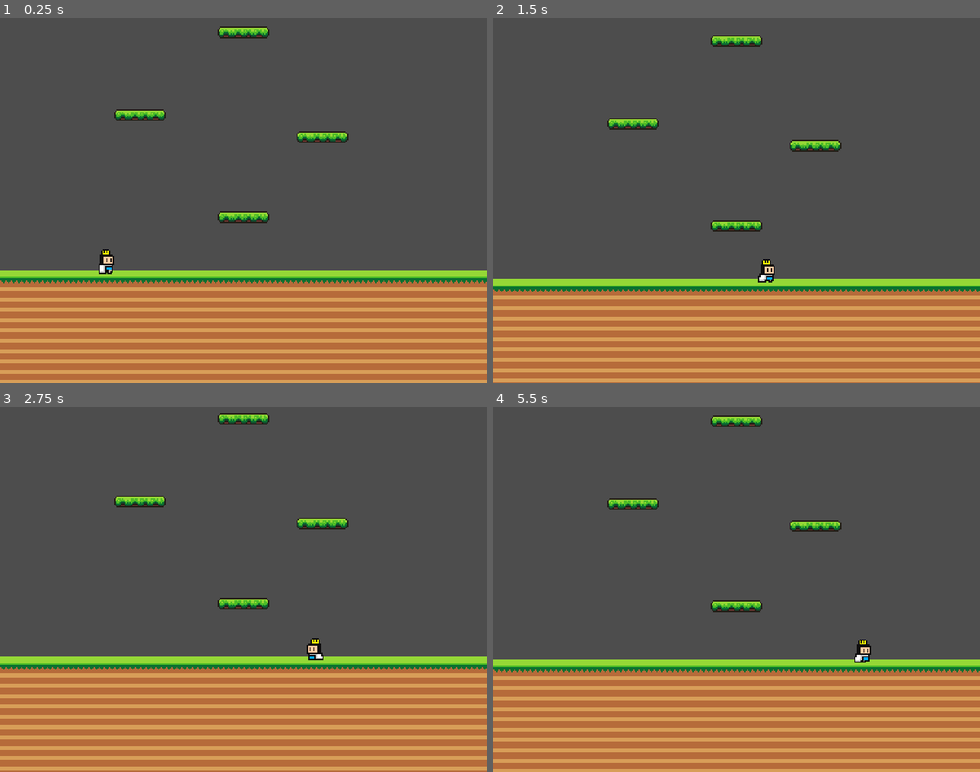
Above: before the commit, frames 1-4 (two rows, left to right).
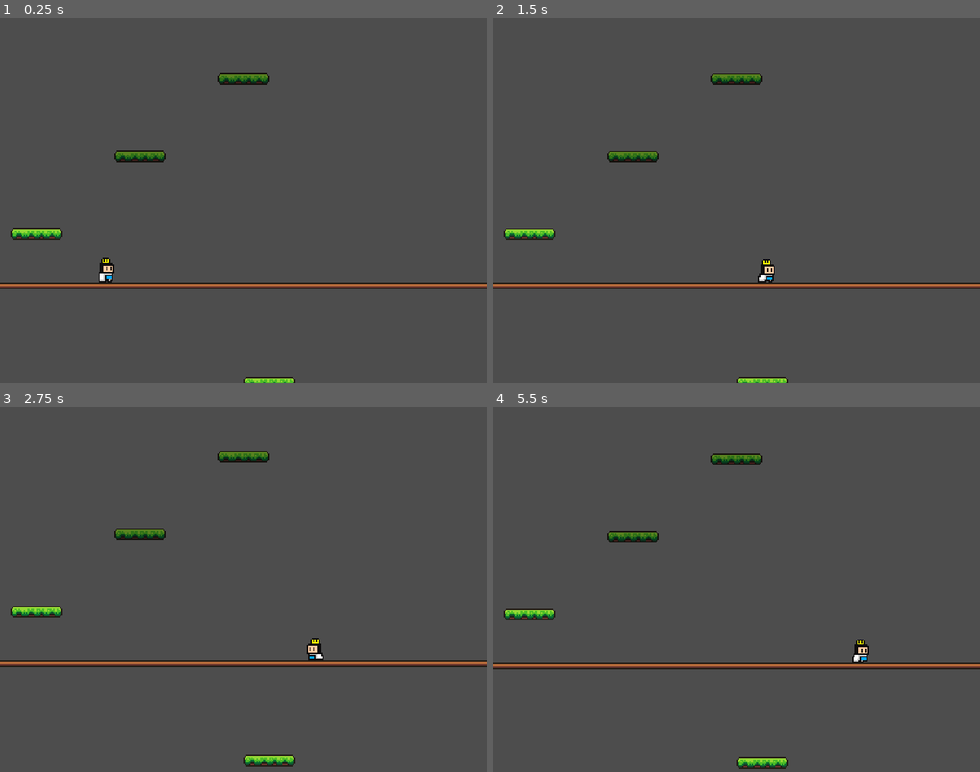
Above: after the commit, the same moments.

Repository: tamayotimothy13/2d-platformer
Game: Godot game, scene res://scenes/game.tscn
Two runs of this game, one before a commit and one after it. Both use one fixed random seed, a clock stepped at 60 frames per second and the inputs below.
Inputs:
- Up to frame 1 (0.25 s): no input
- Up to frame 2 (1.5 s): hold D (move_right) from 0.53 s (still down); tap Space (jump) at 0.77 s
- Up to frame 3 (2.75 s): tap Space (jump) at 1.52 s; release D (move_right) at 2.03 s; hold Left (move_left) from 2.03 s (still down)
- Up to frame 4 (5.5 s): release Left (move_left) at 2.78 s; hold D (move_right) 2.78-4.28 s; tap Space (jump) at 3.02, 3.77, 4.52 s; hold Left (move_left) 4.28-5.03 s; hold D (move_right) from 5.03 s (still down)

The runs differ from the first frame. In frame 1, 33% of the frame differs, in the area x 0-100%, y 2-100%; in frame 2, 31%; in frame 3, 34%, in the area x 0-100%, y 1-100%; in frame 4, 33%.

Commit message:
level 1 finished

Diff:
--- a/scenes/checkpoint.tscn
+++ b/scenes/checkpoint.tscn
@@ -5,7 +5,7 @@
 [sub_resource type="RectangleShape2D" id="RectangleShape2D_btfhh"]
 size = Vector2(430, 5)
 
-[node name="Area2D" type="StaticBody2D" unique_id=1121839867]
+[node name="checkpoint" type="StaticBody2D" unique_id=1121839867]
 
 [node name="Sprite2D" type="Sprite2D" parent="." unique_id=346540610]
 texture = ExtResource("1_yyywg")
--- a/scenes/game.tscn
+++ b/scenes/game.tscn
@@ -180,7 +180,7 @@
 "times": PackedFloat32Array(0, 1.5),
 "transitions": PackedFloat32Array(1, 1),
 "update": 0,
-"values": [Vector2(-65, -970), Vector2(-65, -1105)]
+"values": [Vector2(-65, -970), Vector2(-65, -1130)]
 }
 
 [sub_resource type="AnimationLibrary" id="AnimationLibrary_0tnpc"]
@@ -218,7 +218,7 @@
 "times": PackedFloat32Array(0, 1.5),
 "transitions": PackedFloat32Array(1, 1),
 "update": 0,
-"values": [Vector2(65, -1108), Vector2(65, -970)]
+"values": [Vector2(65, -1130), Vector2(65, -970)]
 }
 
 [sub_resource type="AnimationLibrary" id="AnimationLibrary_dinhu"]
@@ -244,18 +244,19 @@
 
 [sub_resource type="Animation" id="Animation_p57ef"]
 resource_name = "move"
-loop_mode = 2
-tracks/0/type = "value"
-tracks/0/imported = false
-tracks/0/enabled = true
-tracks/0/path = NodePath(".:position")
-tracks/0/interp = 1
-tracks/0/loop_wrap = true
-tracks/0/keys = {
-"times": PackedFloat32Array(0, 1),
-"transitions": PackedFloat32Array(1, 1),
-"update": 0,
-"values": [Vector2(-105, -560), Vector2(-105, -650)]
+length = 1.5
+loop_mode = 2
+tracks/0/type = "value"
+tracks/0/imported = false
+tracks/0/enabled = true
+tracks/0/path = NodePath(".:position")
+tracks/0/interp = 1
+tracks/0/loop_wrap = true
+tracks/0/keys = {
+"times": PackedFloat32Array(0, 1.5),
+"transitions": PackedFloat32Array(1, 1),
+"update": 0,
+"values": [Vector2(-105, -550), Vector2(-105, -660)]
 }
 
 [sub_resource type="AnimationLibrary" id="AnimationLibrary_u5sy4"]
@@ -281,18 +282,19 @@
 
 [sub_resource type="Animation" id="Animation_lbhrr"]
 resource_name = "move_y"
-loop_mode = 2
-tracks/0/type = "value"
-tracks/0/imported = false
-tracks/0/enabled = true
-tracks/0/path = NodePath(".:position")
-tracks/0/interp = 1
-tracks/0/loop_wrap = true
-tracks/0/keys = {
-"times": PackedFloat32Array(0, 1),
-"transitions": PackedFloat32Array(1, 1),
-"update": 0,
-"values": [Vector2(0, -515), Vector2(0, -440)]
+length = 1.5
+loop_mode = 2
+tracks/0/type = "value"
+tracks/0/imported = false
+tracks/0/enabled = true
+tracks/0/path = NodePath(".:position")
+tracks/0/interp = 1
+tracks/0/loop_wrap = true
+tracks/0/keys = {
+"times": PackedFloat32Array(0, 1.5),
+"transitions": PackedFloat32Array(1, 1),
+"update": 0,
+"values": [Vector2(0, -520), Vector2(0, -430)]
 }
 
 [sub_resource type="AnimationLibrary" id="AnimationLibrary_iywne"]
@@ -318,18 +320,19 @@
 
 [sub_resource type="Animation" id="Animation_dinhu"]
 resource_name = "move_y"
-loop_mode = 2
-tracks/0/type = "value"
-tracks/0/imported = false
-tracks/0/enabled = true
-tracks/0/path = NodePath(".:position")
-tracks/0/interp = 1
-tracks/0/loop_wrap = true
-tracks/0/keys = {
-"times": PackedFloat32Array(0, 1),
-"transitions": PackedFloat32Array(1, 1),
-"update": 0,
-"values": [Vector2(130, -1360), Vector2(130, -1420)]
+length = 1.5
+loop_mode = 2
+tracks/0/type = "value"
+tracks/0/imported = false
+tracks/0/enabled = true
+tracks/0/path = NodePath(".:position")
+tracks/0/interp = 1
+tracks/0/loop_wrap = true
+tracks/0/keys = {
+"times": PackedFloat32Array(0, 1.5),
+"transitions": PackedFloat32Array(1.0000004, 1),
+"update": 0,
+"values": [Vector2(130, -1350), Vector2(130, -1450)]
 }
 
 [sub_resource type="AnimationLibrary" id="AnimationLibrary_kvuet"]
@@ -355,18 +358,19 @@
 
 [sub_resource type="Animation" id="Animation_trtic"]
 resource_name = "move_y"
-loop_mode = 2
-tracks/0/type = "value"
-tracks/0/imported = false
-tracks/0/enabled = true
-tracks/0/path = NodePath(".:position")
-tracks/0/interp = 1
-tracks/0/loop_wrap = true
-tracks/0/keys = {
-"times": PackedFloat32Array(0, 1),
-"transitions": PackedFloat32Array(1, 1),
-"update": 0,
-"values": [Vector2(0, -1500), Vector2(0, -1450)]
+length = 1.5
+loop_mode = 2
+tracks/0/type = "value"
+tracks/0/imported = false
+tracks/0/enabled = true
+tracks/0/path = NodePath(".:position")
+tracks/0/interp = 1
+tracks/0/loop_wrap = true
+tracks/0/keys = {
+"times": PackedFloat32Array(0, 1.5),
+"transitions": PackedFloat32Array(1, 1),
+"update": 0,
+"values": [Vector2(0, -1580), Vector2(0, -1480)]
 }
 
 [sub_resource type="AnimationLibrary" id="AnimationLibrary_ir15t"]
@@ -392,24 +396,139 @@
 
 [sub_resource type="Animation" id="Animation_ca42v"]
 resource_name = "move_y"
-loop_mode = 2
-tracks/0/type = "value"
-tracks/0/imported = false
-tracks/0/enabled = true
-tracks/0/path = NodePath(".:position")
-tracks/0/interp = 1
-tracks/0/loop_wrap = true
-tracks/0/keys = {
-"times": PackedFloat32Array(0, 1),
-"transitions": PackedFloat32Array(1, 1),
-"update": 0,
-"values": [Vector2(-130, -1530), Vector2(-130, -1590)]
+length = 1.5
+loop_mode = 2
+tracks/0/type = "value"
+tracks/0/imported = false
+tracks/0/enabled = true
+tracks/0/path = NodePath(".:position")
+tracks/0/interp = 1
+tracks/0/loop_wrap = true
+tracks/0/keys = {
+"times": PackedFloat32Array(0, 1.5),
+"transitions": PackedFloat32Array(1, 1),
+"update": 0,
+"values": [Vector2(-130, -1610), Vector2(-130, -1710)]
 }
 
 [sub_resource type="AnimationLibrary" id="AnimationLibrary_rysoc"]
 _data = {
 &"RESET": SubResource("Animation_ir15t"),
 &"move_y": SubResource("Animation_ca42v")
+}
+
+[sub_resource type="Animation" id="Animation_rysoc"]
+length = 0.001
+tracks/0/type = "value"
+tracks/0/imported = false
+tracks/0/enabled = true
+tracks/0/path = NodePath(".:position")
+tracks/0/interp = 1
+tracks/0/loop_wrap = true
+tracks/0/keys = {
+"times": PackedFloat32Array(0),
+"transitions": PackedFloat32Array(1),
+"update": 0,
+"values": [Vector2(70, -2340)]
+}
+
+[sub_resource type="Animation" id="Animation_ssvqc"]
+resource_name = "move_x"
+length = 1.5
+loop_mode = 2
+tracks/0/type = "value"
+tracks/0/imported = false
+tracks/0/enabled = true
+tracks/0/path = NodePath(".:position")
+tracks/0/interp = 1
+tracks/0/loop_wrap = true
+tracks/0/keys = {
+"times": PackedFloat32Array(0, 1.5),
+"transitions": PackedFloat32Array(1, 1),
+"update": 0,
+"values": [Vector2(80, -2340), Vector2(-80, -2340)]
+}
+
+[sub_resource type="AnimationLibrary" id="AnimationLibrary_264po"]
+_data = {
+&"RESET": SubResource("Animation_rysoc"),
+&"move_x": SubResource("Animation_ssvqc")
+}
+
+[sub_resource type="Animation" id="Animation_264po"]
+length = 0.001
+tracks/0/type = "value"
+tracks/0/imported = false
+tracks/0/enabled = true
+tracks/0/path = NodePath(".:position")
+tracks/0/interp = 1
+tracks/0/loop_wrap = true
+tracks/0/keys = {
+"times": PackedFloat32Array(0),
+"transitions": PackedFloat32Array(1),
+"update": 0,
+"values": [Vector2(-90, -2735)]
+}
+
+[sub_resource type="Animation" id="Animation_1kice"]
+resource_name = "move_y"
+length = 1.5
+loop_mode = 2
+tracks/0/type = "value"
+tracks/0/imported = false
+tracks/0/enabled = true
+tracks/0/path = NodePath(".:position")
+tracks/0/interp = 1
+tracks/0/loop_wrap = true
+tracks/0/keys = {
+"times": PackedFloat32Array(0, 1.5),
+"transitions": PackedFloat32Array(1, 1),
+"update": 0,
+"values": [Vector2(-90, -2705), Vector2(-90, -2805)]
+}
+
+[sub_resource type="AnimationLibrary" id="AnimationLibrary_5newe"]
+_data = {
+&"RESET": SubResource("Animation_264po"),
+&"move_y": SubResource("Animation_1kice")
+}
+
+[sub_resource type="Animation" id="Animation_5newe"]
+length = 0.001
+tracks/0/type = "value"
+tracks/0/imported = false
+tracks/0/enabled = true
+tracks/0/path = NodePath(".:position")
+tracks/0/interp = 1
+tracks/0/loop_wrap = true
+tracks/0/keys = {
+"times": PackedFloat32Array(0),
+"transitions": PackedFloat32Array(1),
+"update": 0,
+"values": [Vector2(90, -2910)]
+}
+
+[sub_resource type="Animation" id="Animation_37s47"]
+resource_name = "move_y"
+length = 1.5
+loop_mode = 2
+tracks/0/type = "value"
+tracks/0/imported = false
+tracks/0/enabled = true
+tracks/0/path = NodePath(".:position")
+tracks/0/interp = 1
+tracks/0/loop_wrap = true
+tracks/0/keys = {
+"times": PackedFloat32Array(0, 1.5),
+"transitions": PackedFloat32Array(1, 1),
+"update": 0,
+"values": [Vector2(90, -2940), Vector2(90, -2840)]
+}
+
+[sub_resource type="AnimationLibrary" id="AnimationLibrary_bt5mj"]
+_data = {
+&"RESET": SubResource("Animation_5newe"),
+&"move_y": SubResource("Animation_37s47")
 }
 
 [node name="Game" type="Node2D" unique_id=1450259543]
@@ -421,7 +540,7 @@
 layer_0/tile_data = PackedInt32Array(262144, 0, 0, 262145, 0, 0, 262146, 0, 0, 262147, 0, 0, 262148, 0, 0, 262149, 0, 0 …(3823 unchanged characters)…
 
 [node name="Player" parent="." unique_id=1160744267 instance=ExtResource("1_uwrxv")]
-position = Vector2(-16, 60)
+position = Vector2(-16, -2050)
 
 [node name="Camera2D" type="Camera2D" parent="Player" unique_id=1079856919]
 position = Vector2(0, -54)
@@ -490,16 +609,13 @@
 position = Vector2(-53, -201)
 
 [node name="Platform7" parent="Level 1/Platforms" unique_id=791835873 instance=ExtResource("3_lnu2h")]
-position = Vector2(-165, -225)
-
-[node name="Platform8" parent="Level 1/Platforms" unique_id=2116909358 instance=ExtResource("3_lnu2h")]
-position = Vector2(-65, -288)
+position = Vector2(70, -257)
 
 [node name="Platform9" parent="Level 1/Platforms" unique_id=23822020 instance=ExtResource("3_lnu2h")]
-position = Vector2(0, -346)
+position = Vector2(0, -320)
 
 [node name="Platform11" parent="Level 1/Platforms" unique_id=201883846 instance=ExtResource("3_lnu2h")]
-position = Vector2(70, -401)
+position = Vector2(70, -385)
 
 [node name="Platform12" parent="Level 1/Platforms" unique_id=1922100473 instance=ExtResource("3_lnu2h")]
 position = Vector2(0, -515)
@@ -553,10 +669,112 @@
 libraries/ = SubResource("AnimationLibrary_rysoc")
 autoplay = &"move_y"
 
+[node name="Platform26" parent="Level 1/Platforms" unique_id=239869970 instance=ExtResource("3_lnu2h")]
+position = Vector2(-1, -1730)
+
+[node name="Platform8" parent="Level 1/Platforms" unique_id=2118457984 instance=ExtResource("3_lnu2h")]
+position = Vector2(-40, -1835)
+
+[node name="Platform27" parent="Level 1/Platforms" unique_id=1716756848 instance=ExtResource("3_lnu2h")]
+position = Vector2(70, -1890)
+
+[node name="Platform28" parent="Level 1/Platforms" unique_id=1204400440 instance=ExtResource("3_lnu2h")]
+position = Vector2(20, -1955)
+
+[node name="Platform29" parent="Level 1/Platforms" unique_id=673395839 instance=ExtResource("3_lnu2h")]
+position = Vector2(-160, -2070)
+
+[node name="Platform30" parent="Level 1/Platforms" unique_id=1032666920 instance=ExtResource("3_lnu2h")]
+position = Vector2(-80, -2130)
+is_crumbling = true
+
+[node name="Platform31" parent="Level 1/Platforms" unique_id=1313323994 instance=ExtResource("3_lnu2h")]
+position = Vector2(0, -2190)
+is_crumbling = true
+
+[node name="Platform32" parent="Level 1/Platforms" unique_id=890173505 instance=ExtResource("3_lnu2h")]
+position = Vector2(80, -2250)
+is_crumbling = true
+
+[node name="Platform33" parent="Level 1/Platforms" unique_id=288505748 instance=ExtResource("3_lnu2h")]
+position = Vector2(160, -2310)
+
+[node name="Platform34" parent="Level 1/Platforms" unique_id=2006775351 instance=ExtResource("3_lnu2h")]
+position = Vector2(70, -2340)
+
+[node name="AnimationPlayer" type="AnimationPlayer" parent="Level 1/Platforms/Platform34" unique_id=1686933664]
+root_node = NodePath("../../Platform34")
+libraries/ = SubResource("AnimationLibrary_264po")
+autoplay = &"move_x"
+
+[node name="Platform35" parent="Level 1/Platforms" unique_id=1409782683 instance=ExtResource("3_lnu2h")]
+position = Vector2(-160, -2370)
+
+[node name="Platform36" parent="Level 1/Platforms" unique_id=160824133 instance=ExtResource("3_lnu2h")]
+position = Vector2(0, -2530)
+is_crumbling = true
+
+[node name="Platform37" parent="Level 1/Platforms" unique_id=969959984 instance=ExtResource("3_lnu2h")]
+position = Vector2(65, -2590)
+
+[node name="Platform38" parent="Level 1/Platforms" unique_id=1327455053 instance=ExtResource("3_lnu2h")]
+position = Vector2(-105, -2430)
+
+[node name="Platform39" parent="Level 1/Platforms" unique_id=1088162441 instance=ExtResource("3_lnu2h")]
+position = Vector2(0, -2705)
+is_crumbling = true
+
+[node name="Platform40" parent="Level 1/Platforms" unique_id=2069784933 instance=ExtResource("3_lnu2h")]
+position = Vector2(-90, -2735)
+
+[node name="AnimationPlayer" type="AnimationPlayer" parent="Level 1/Platforms/Platform40" unique_id=2043293928]
+libraries/ = SubResource("AnimationLibrary_5newe")
+autoplay = &"move_y"
+
+[node name="Platform41" parent="Level 1/Platforms" unique_id=1945490101 instance=ExtResource("3_lnu2h")]
+position = Vector2(0, -2840)
+is_crumbling = true
+
+[node name="Platform42" parent="Level 1/Platforms" unique_id=816876065 instance=ExtResource("3_lnu2h")]
+position = Vector2(90, -2910)
+
+[node name="AnimationPlayer" type="AnimationPlayer" parent="Level 1/Platforms/Platform42" unique_id=1911417962]
+libraries/ = SubResource("AnimationLibrary_bt5mj")
+autoplay = &"move_y"
+
+[node name="Platform43" parent="Level 1/Platforms" unique_id=1760841988 instance=ExtResource("3_lnu2h")]
+position = Vector2(0, -2990)
+
+[node name="Platform44" parent="Level 1/Platforms" unique_id=548327296 instance=ExtResource("3_lnu2h")]
+position = Vector2(-40, -3115)
+
+[node name="Platform45" parent="Level 1/Platforms" unique_id=690482946 instance=ExtResource("3_lnu2h")]
+position = Vector2(90, -3170)
+
 [node name="Checkpoint" type="Node" parent="Level 1" unique_id=236883031]
 
-[node name="checkpoint" parent="Level 1/Checkpoint" unique_id=1121839867 instance=ExtResource("4_lbhrr")]
+[node name="checkpoint2" parent="Level 1/Checkpoint" unique_id=1121839867 instance=ExtResource("4_lbhrr")]
+position = Vector2(0, -3233)
+
+[node name="checkpoint1" parent="Level 1/Checkpoint" unique_id=1563436436 instance=ExtResource("4_lbhrr")]
+position = Vector2(0, -2030)
+
+[node name="checkpoint" parent="Level 1/Checkpoint" unique_id=1193599580 instance=ExtResource("4_lbhrr")]
 position = Vector2(0, -826)
 
-[node name="Spring" parent="." unique_id=591064381 instance=ExtResource("5_iywne")]
-position = Vector2(90, -895)
+[node name="Spring" type="Node" parent="Level 1" unique_id=1083387614]
+
+[node name="Spring5" parent="Level 1/Spring" unique_id=1507474364 instance=ExtResource("5_iywne")]
+position = Vector2(0, -2996)
+
+[node name="Spring" parent="Level 1/Spring" unique_id=591064381 instance=ExtResource("5_iywne")]
+position = Vector2(0, -895)
+
+[node name="Spring2" parent="Level 1/Spring" unique_id=922328385 instance=ExtResource("5_iywne")]
+position = Vector2(0, -1735)
+
+[node name="Spring3" parent="Level 1/Spring" unique_id=717839829 instance=ExtResource("5_iywne")]
+position = Vector2(-90, -2436)
+
+[node name="Spring4" parent="Level 1/Spring" unique_id=1764538490 instance=ExtResource("5_iywne")]
+position = Vector2(65, -2595)
--- a/scenes/platform.tscn
+++ b/scenes/platform.tscn
@@ -7,7 +7,7 @@
 size = Vector2(40, 8)
 
 [sub_resource type="RectangleShape2D" id="RectangleShape2D_ch0g0"]
-size = Vector2(36, 1)
+size = Vector2(40, 1)
 
 [node name="Platform" type="AnimatableBody2D" unique_id=1030781753]
 script = ExtResource("1_nlgqw")
@@ -21,11 +21,11 @@
 shape = SubResource("RectangleShape2D_btfhh")
 
 [node name="RespawnTimer" type="Timer" parent="." unique_id=683592695]
-wait_time = 2.0
+wait_time = 1.5
 one_shot = true
 
 [node name="CrumbleTimer" type="Timer" parent="." unique_id=1506346008]
-wait_time = 0.3
+wait_time = 0.2
 one_shot = true
 
 [node name="DetectionArea" type="Area2D" parent="." unique_id=1920701439]
